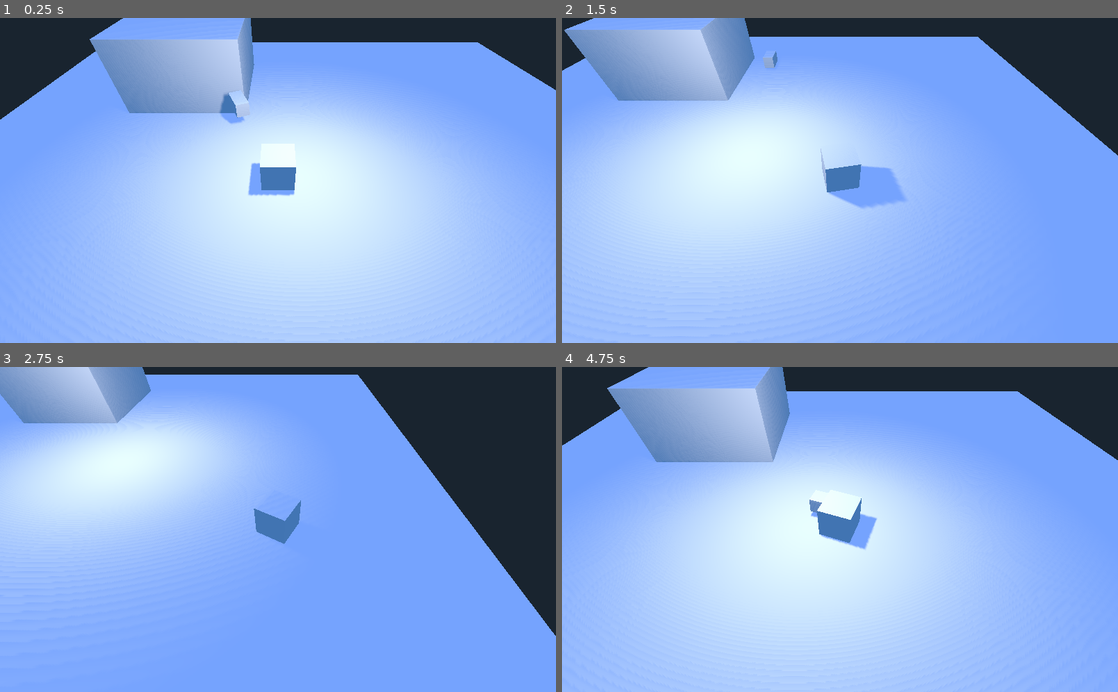
Above: before the commit, frames 1-4 (two rows, left to right).
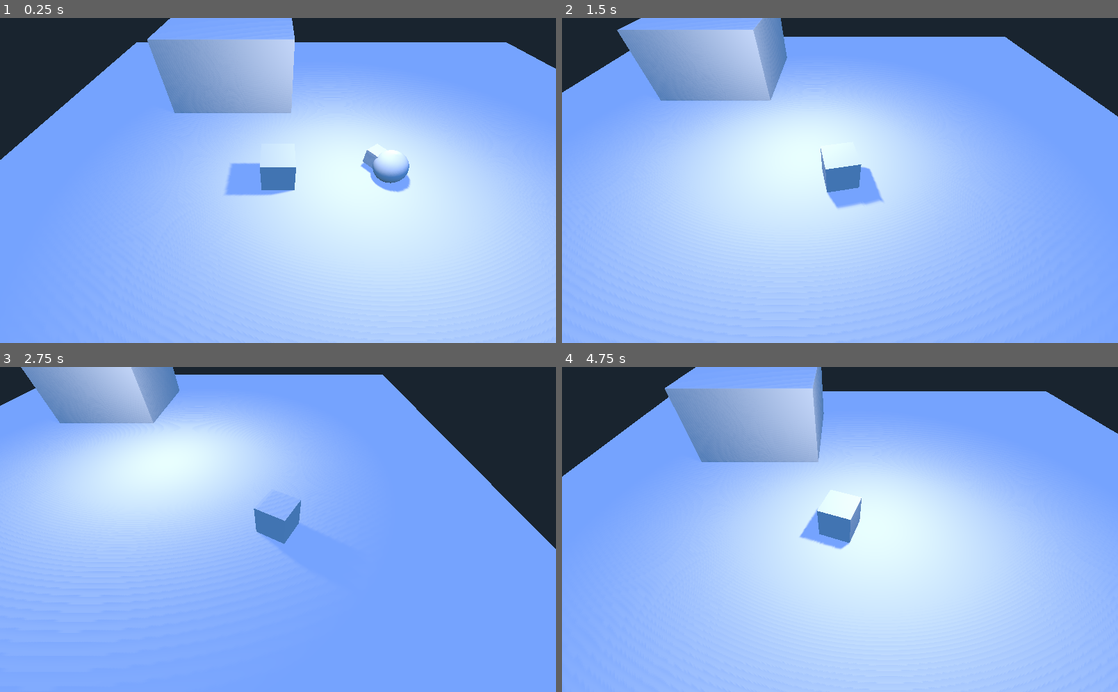
Above: after the commit, the same moments.

Repository: vodpox/ggj2019
Game: Godot game, scene res://Scenes/test.tscn
Same seed, same stepped clock (60 frames per second), same inputs: the game is played once before the commit and once after it.
Inputs (mouse positions are in pixels of both pictures, inside the frame that each line leads up to):
- Up to frame 1 (0.25 s): no input
- Up to frame 2 (1.5 s): tap Enter (ui_accept) at 0.5, 0.77 s; move the mouse to (962, 164) at 0.52 s; hold Right (ui_right) 0.53-1.28 s; move the mouse to (728, 196) at 1.27 s; hold Down (ui_down) from 1.28 s (still down)
- Up to frame 3 (2.75 s): tap Enter (ui_accept) at 1.52 s; move the mouse to (333, 458) at 2.02 s; release Down (ui_down) at 2.03 s; hold Right (ui_right) from 2.03 s (still down)
- Up to frame 4 (4.75 s): move the mouse to (812, 594) at 2.77 s; release Right (ui_right) at 2.78 s; hold Up (ui_up) 2.78-3.53 s; tap Enter (ui_accept) at 3.02, 3.77, 4.52 s; move the mouse to (1006, 578) at 3.52 s; hold Left (ui_left) from 3.53 s (still down); move the mouse to (673, 480) at 4.27 s

The runs differ from the first frame. In frame 1, 33% of the frame differs, in the area x 0-100%, y 0-100%; in frame 2, 26%; in frame 3, 18%; in frame 4, 33%.

Commit message:
basic damage dealing

Diff:
--- a/Scenes/Enemy.gd
+++ b/Scenes/Enemy.gd
@@ -1,18 +1,33 @@
 extends KinematicBody
 
-const WALK_SPEED = 5
+const WALK_SPEED = 2
 const GRAVITY = -10
 
+var health = 2
+
+var player
+var home
+
+func get_damage(var amount):
+	health -= amount
+	if (health <= 0):
+		get_parent().remove_child(self)
+
 func _ready():
-	pass
+	player = get_node("../Player")
+	home = get_node("../Home")
 
 func _physics_process(delta):
-	var motion = Vector3(0, 0, 0)
-	motion += Vector3(0, GRAVITY, 0)
-	move_and_slide(motion)
+	#var motion = Vector3(0, 0, 0)
+	#motion += Vector3(0, GRAVITY, 0)
+	#move_and_slide(motion)
 
 	move_and_collide(get_transform().basis.z * delta * WALK_SPEED * -1)
 	pass
 
 func _process(delta):
 	pass
+
+func _on_AttackArea_body_entered(body):
+	if (body.has_method("get_damage")):
+		body.get_damage(1)
--- a/Scenes/Enemy.tscn
+++ b/Scenes/Enemy.tscn
@@ -1,80 +1,38 @@
-[gd_scene load_steps=5 format=2]
+[gd_scene load_steps=6 format=2]
 
 [ext_resource path="res://Scenes/Enemy.gd" type="Script" id=1]
 
-[sub_resource type="SpatialMaterial" id=1]
+[sub_resource type="SphereMesh" id=4]
 
-render_priority = 0
-flags_transparent = false
-flags_unshaded = false
-flags_vertex_lighting = false
-flags_no_depth_test = false
-flags_use_point_size = false
-flags_world_triplanar = false
-flags_fixed_size = false
-flags_albedo_tex_force_srgb = false
-vertex_color_use_as_albedo = false
-vertex_color_is_srgb = false
-params_diffuse_mode = 0
-params_specular_mode = 0
-params_blend_mode = 0
-params_cull_mode = 0
-params_depth_draw_mode = 0
-params_line_width = 1.0
-params_point_size = 1.0
-params_billboard_mode = 0
-params_grow = false
-params_use_alpha_scissor = false
-albedo_color = Color( 0.0761566, 0.847656, 0.106293, 1 )
-metallic = 0.0
-metallic_specular = 0.5
-metallic_texture_channel = 0
-roughness = 0.0
-roughness_texture_channel = 0
-emission_enabled = false
-normal_enabled = false
-rim_enabled = false
-clearcoat_enabled = false
-anisotropy_enabled = false
-ao_enabled = false
-depth_enabled = false
-subsurf_scatter_enabled = false
-transmission_enabled = false
-refraction_enabled = false
-detail_enabled = false
-uv1_scale = Vector3( 1, 1, 1 )
-uv1_offset = Vector3( 0, 0, 0 )
-uv1_triplanar = false
-uv1_triplanar_sharpness = 1.0
-uv2_scale = Vector3( 1, 1, 1 )
-uv2_offset = Vector3( 0, 0, 0 )
-uv2_triplanar = false
-uv2_triplanar_sharpness = 1.0
-proximity_fade_enable = false
-distance_fade_enable = false
-_sections_unfolded = [ "Albedo", "Distance Fade" ]
-
-[sub_resource type="SphereMesh" id=2]
-
-material = SubResource( 1 )
 custom_aabb = AABB( 0, 0, 0, 0, 0, 0 )
-radius = 0.5
-height = 1.0
+radius = 1.0
+height = 2.0
 radial_segments = 64
 rings = 32
 is_hemisphere = false
-_sections_unfolded = [ "Resource" ]
 
-[sub_resource type="SphereShape" id=3]
+[sub_resource type="BoxShape" id=7]
 
-radius = 0.5
+extents = Vector3( 1, 1, 1 )
+
+[sub_resource type="BoxShape" id=5]
+
+extents = Vector3( 1, 1, 1 )
+
+[sub_resource type="CubeMesh" id=6]
+
+custom_aabb = AABB( 0, 0, 0, 0, 0, 0 )
+size = Vector3( 2, 2, 2 )
+subdivide_width = 0
+subdivide_height = 0
+subdivide_depth = 0
 
 [node name="Enemy1" type="KinematicBody"]
 
 input_ray_pickable = true
 input_capture_on_drag = false
-collision_layer = 1
-collision_mask = 1
+collision_layer = 4
+collision_mask = 15
 axis_lock_linear_x = false
 axis_lock_linear_y = false
 axis_lock_linear_z = false
@@ -83,6 +41,7 @@
 axis_lock_angular_z = false
 collision/safe_margin = 0.001
 script = ExtResource( 1 )
+_sections_unfolded = [ "Collision", "Transform" ]
 
 [node name="MeshInstance" type="MeshInstance" parent="." index="0"]
 
@@ -96,13 +55,64 @@
 lod_min_hysteresis = 0.0
 lod_max_distance = 0.0
 lod_max_hysteresis = 0.0
-mesh = SubResource( 2 )
+mesh = SubResource( 4 )
 skeleton = NodePath("..")
 material/0 = null
-_sections_unfolded = [ "Geometry", "material" ]
+_sections_unfolded = [ "Geometry", "Transform", "material" ]
 
 [node name="CollisionShape" type="CollisionShape" parent="." index="1"]
 
-shape = SubResource( 3 )
+visible = false
+shape = SubResource( 7 )
 disabled = false
 _sections_unfolded = [ "Transform" ]
+
+[node name="AttackArea" type="Area" parent="." index="2"]
+
+transform = Transform( 0.5, 0, 0, 0, 0.5, 0, 0, 0, 0.5, 0, 0, -1.06676 )
+input_ray_pickable = false
+input_capture_on_drag = false
+space_override = 0
+gravity_point = false
+gravity_distance_scale = 0.0
+gravity_vec = Vector3( 0, -1, 0 )
+gravity = 9.8
+linear_damp = 0.1
+angular_damp = 1.0
+priority = 0.0
+monitoring = true
+monitorable = true
+collision_layer = 1
+collision_mask = 1
+audio_bus_override = false
+audio_bus_name = "Master"
+reverb_bus_enable = false
+reverb_bus_name = "Master"
+reverb_bus_amount = 0.0
+reverb_bus_uniformity = 0.0
+_sections_unfolded = [ "Transform" ]
+
+[node name="CollisionShape" type="CollisionShape" parent="AttackArea" index="0"]
+
+transform = Transform( 0.999995, 0.00146619, 0.00594664, -0.000369281, 0.999998, 0.00183877, -0.00148598, -0.00184096, 0.999994, 0, 0, 0 )
+shape = SubResource( 5 )
+disabled = false
+_sections_unfolded = [ "Transform" ]
+
+[node name="MeshInstance" type="MeshInstance" parent="AttackArea" index="1"]
+
+layers = 1
+material_override = null
+cast_shadow = 1
+extra_cull_margin = 0.0
+use_in_baked_light = false
+lod_min_distance = 0.0
+lod_min_hysteresis = 0.0
+lod_max_distance = 0.0
+lod_max_hysteresis = 0.0
+mesh = SubResource( 6 )
+skeleton = NodePath("..")
+material/0 = null
+_sections_unfolded = [ "Transform" ]
+
+[connection signal="body_entered" from="AttackArea" to="." method="_on_AttackArea_body_entered"]
--- a/Scenes/SceneAurimas.tscn
+++ b/Scenes/SceneAurimas.tscn
@@ -3,7 +3,7 @@
 [ext_resource path="res://Scenes/SceneAurimas.gd" type="Script" id=1]
 [ext_resource path="res://Scenes/Floor.tscn" type="PackedScene" id=2]
 
-[node name="SceneAurimas" type="Spatial" index="0"]
+[node name="SceneAurimas" type="Spatial"]
 
 script = ExtResource( 1 )
 
--- a/Scenes/bullet.gd
+++ b/Scenes/bullet.gd
@@ -1,9 +1,13 @@
 extends KinematicBody
 
-var bullet_speed = 15
+var bullet_speed = 50
 
 func _ready():
 	pass
 
 func _process(delta):
-	move_and_collide(get_transform().basis.z * delta * bullet_speed * -1)
+	var collision = move_and_collide(get_transform().basis.z * delta * bullet_speed * -1)
+	if (collision != null):
+		if (collision.collider.has_method("get_damage")):
+			collision.collider.get_damage(1)
+		get_parent().remove_child(self)
--- a/Scenes/bullet.tscn
+++ b/Scenes/bullet.tscn
@@ -18,8 +18,8 @@
 
 input_ray_pickable = true
 input_capture_on_drag = false
-collision_layer = 1
-collision_mask = 1
+collision_layer = 8
+collision_mask = 5
 axis_lock_linear_x = false
 axis_lock_linear_y = false
 axis_lock_linear_z = false
@@ -34,7 +34,7 @@
 
 transform = Transform( 0.5, 0, 0, 0, 0.5, 0, 0, 0, 1, 0, 0, 0 )
 shape = SubResource( 1 )
-disabled = true
+disabled = false
 _sections_unfolded = [ "Transform" ]
 
 [node name="MeshInstance" type="MeshInstance" parent="." index="1"]
--- /dev/null
+++ b/Scenes/home.gd
@@ -0,0 +1,18 @@
+extends StaticBody
+
+var health = 3
+
+func get_damage(var amount):
+	health -= amount
+	if (health <= 0):
+		get_parent().remove_child(self)
+
+func _ready():
+	# Called when the node is added to the scene for the first time.
+	# Initialization here
+	pass
+
+#func _process(delta):
+#	# Called every frame. Delta is time since last frame.
+#	# Update game logic here.
+#	pass
--- a/Scenes/home.tscn
+++ b/Scenes/home.tscn
@@ -1,4 +1,6 @@
-[gd_scene load_steps=4 format=2]
+[gd_scene load_steps=5 format=2]
+
+[ext_resource path="res://Scenes/home.gd" type="Script" id=1]
 
 [sub_resource type="CubeMesh" id=1]
 
@@ -21,11 +23,13 @@
 input_ray_pickable = true
 input_capture_on_drag = false
 collision_layer = 1
-collision_mask = 1
+collision_mask = 15
 friction = 1.0
 bounce = 0.0
 constant_linear_velocity = Vector3( 0, 0, 0 )
 constant_angular_velocity = Vector3( 0, 0, 0 )
+script = ExtResource( 1 )
+_sections_unfolded = [ "Collision" ]
 
 [node name="MeshInstance" type="MeshInstance" parent="." index="0"]
 
--- a/Scenes/player.gd
+++ b/Scenes/player.gd
@@ -4,12 +4,18 @@
 var magazine_size = 5
 var magazine = magazine_size
 var bullet_cooldown = false
+var health = 1
 
 var in_home = false
 var home_in_range = false
 
 var camera
 var bullet_scene
+
+func get_damage(var amount):
+	health -= amount
+	if (health <= 0):
+		get_parent().remove_child(self)
 
 func _ready():
 	camera = get_node("../Camera")
--- a/Scenes/player.tscn
+++ b/Scenes/player.tscn
@@ -22,8 +22,8 @@
 
 input_ray_pickable = true
 input_capture_on_drag = false
-collision_layer = 1
-collision_mask = 1
+collision_layer = 2
+collision_mask = 5
 axis_lock_linear_x = false
 axis_lock_linear_y = false
 axis_lock_linear_z = false
@@ -57,14 +57,14 @@
 [node name="ReloadTimer" type="Timer" parent="." index="2"]
 
 process_mode = 1
-wait_time = 1.5
+wait_time = 1.0
 one_shot = true
 autostart = false
 
 [node name="BulletCooldown" type="Timer" parent="." index="3"]
 
 process_mode = 1
-wait_time = 0.5
+wait_time = 0.3
 one_shot = true
 autostart = false
 
--- a/Scenes/test.tscn
+++ b/Scenes/test.tscn
@@ -2,8 +2,8 @@
 
 [ext_resource path="res://Scenes/Camera.gd" type="Script" id=1]
 [ext_resource path="res://Scenes/player.tscn" type="PackedScene" id=2]
-[ext_resource path="res://Scenes/bullet.tscn" type="PackedScene" id=3]
-[ext_resource path="res://Scenes/home.tscn" type="PackedScene" id=4]
+[ext_resource path="res://Scenes/home.tscn" type="PackedScene" id=3]
+[ext_resource path="res://Scenes/Enemy.tscn" type="PackedScene" id=4]
 
 [sub_resource type="BoxShape" id=1]
 
@@ -17,7 +17,7 @@
 subdivide_height = 0
 subdivide_depth = 0
 
-[node name="Spatial" type="Spatial"]
+[node name="Spatial" type="Spatial" index="0"]
 
 [node name="Camera" type="Camera" parent="." index="0"]
 
@@ -61,7 +61,7 @@
 
 [node name="Player" parent="." index="2" instance=ExtResource( 2 )]
 
-transform = Transform( 1, 0, 0, 0, 1, 0, 0, 0, 1, -2, 0, 0 )
+transform = Transform( 1, 0, 0, 0, 1, 0, 0, 0, 1, -5.87754, 0, 0 )
 _sections_unfolded = [ "Collision", "Transform" ]
 
 [node name="StaticBody" type="StaticBody" parent="." index="3"]
@@ -97,10 +97,10 @@
 material/0 = null
 _sections_unfolded = [ "Transform" ]
 
-[node name="Bullet" parent="." index="4" instance=ExtResource( 3 )]
-
-transform = Transform( 0.918206, 0, 0.396103, 0, 1, 0, -0.396103, 0, 0.918206, -3.47313, 0.710265, -2.65744 )
-
-[node name="Home" parent="." index="5" instance=ExtResource( 4 )]
+[node name="Home" parent="." index="4" instance=ExtResource( 3 )]
 
 transform = Transform( 1, 0, 0, 0, 1, 0, 0, 0, 1, -9.73528, 1.63694, -12.5696 )
+
+[node name="Enemy1" parent="." index="5" instance=ExtResource( 4 )]
+
+transform = Transform( 0.811457, 0, 0.584412, 0, 1, 0, -0.584412, 0, 0.811457, 1.2619, 0, 0.352503 )
